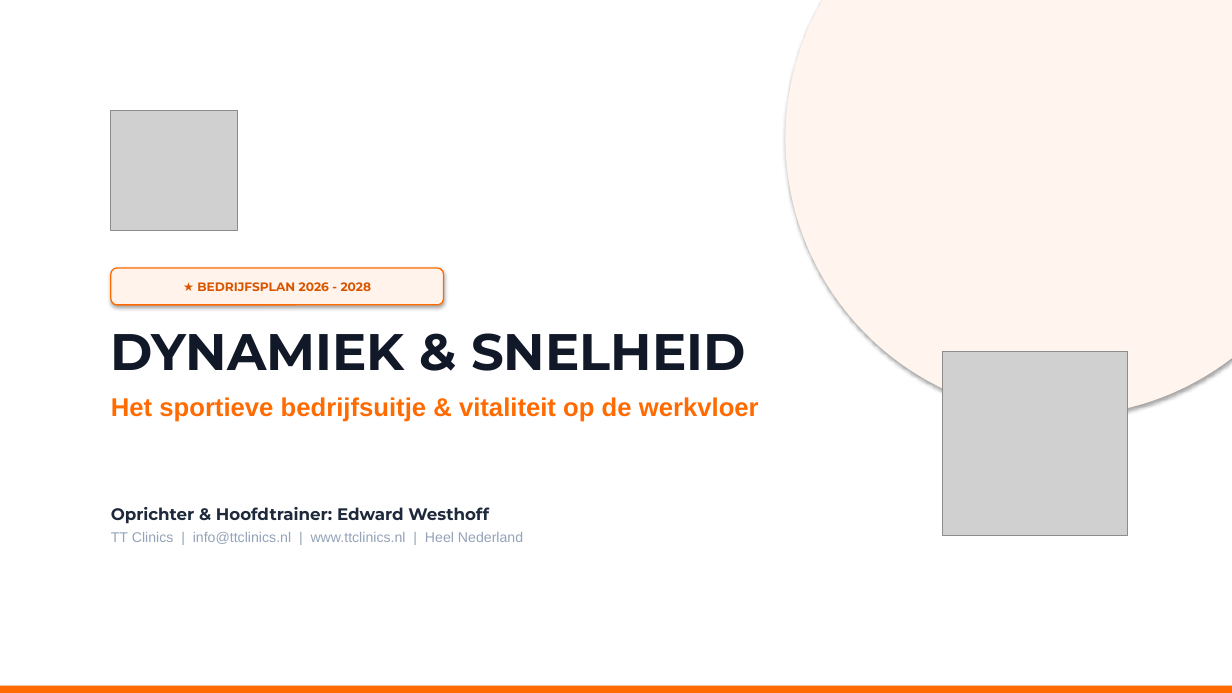
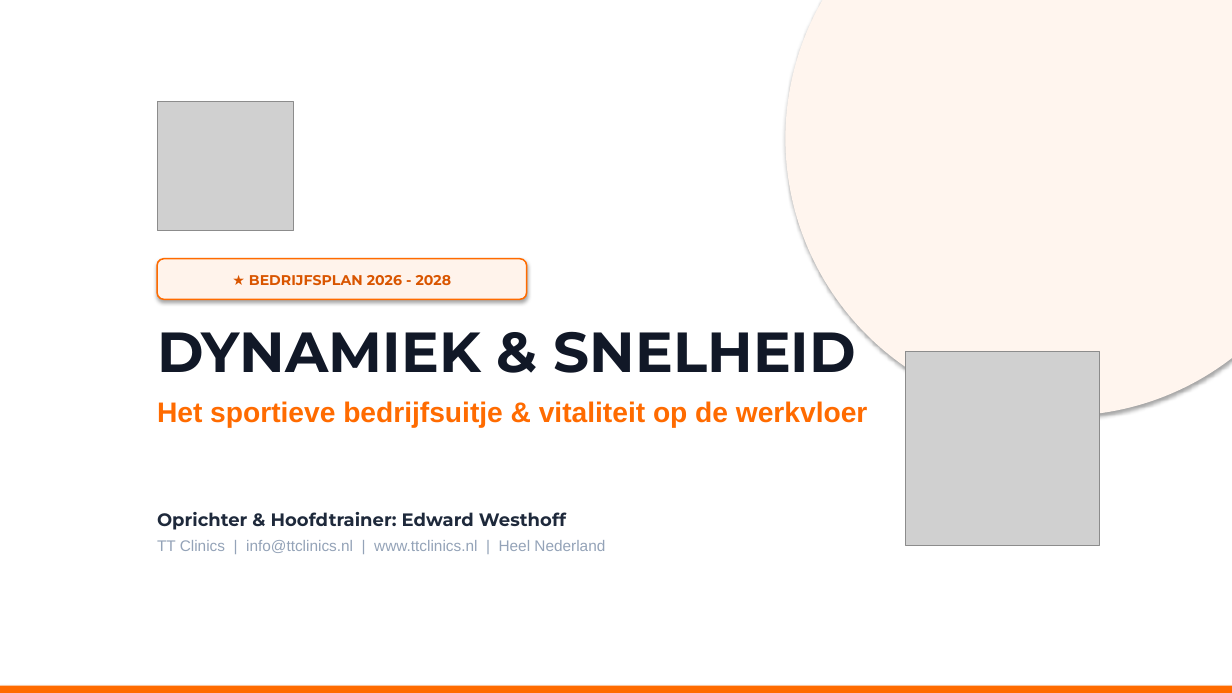
Before and after one commit to radder1972/TTClinics, a slide deck: slide 1 of TT_Clinics_Bedrijfsplan.pptx. Drawn at 1232x693 pixels with LibreOffice and Linux fonts; fonts in the diff are those of the drawing; grey boxes stand for pictures. Boxes give left, top, right and bottom in pixels: in the first picture for what was removed or moved away, otherwise in the second. Text is boxed around its words. In the diff, an @@ line names an element or a change of style, - is before the commit and + after.

```diff
--- a/TT_Clinics_Bedrijfsplan.pptx
+++ b/TT_Clinics_Bedrijfsplan.pptx
@@ picture: place and size @@
-picture at box(111, 111, 238, 231)
+picture at box(157, 102, 293, 231)
@@ rounded rectangle "★ BEDRIJFSPLAN 2026 - 2028": place and size @@
-rounded rectangle "★ BEDRIJFSPLAN 2026 - 2028" at box(111, 268, 444, 305)
+rounded rectangle "★ BEDRIJFSPLAN 2026 - 2028" at box(157, 259, 527, 299)
@@ rounded rectangle "★ BEDRIJFSPLAN 2026 - 2028" at box(157, 259, 527, 299): size 9.5 to 11 pt; outline #FF6B00 1 pt to #FF6B00 1.2 pt @@
@@ text "DYNAMIEK & SNELHEID": place and size @@
-text "DYNAMIEK & SNELHEID" at box(111, 333, 759, 422)
+text "DYNAMIEK & SNELHEID" at box(157, 317, 868, 428)
@@ text "DYNAMIEK & SNELHEID" at box(157, 317, 868, 428): size 40 to 44 pt in "DYNAMIEK & SNELHEID"; size 20 to 22 pt in "Het sportieve bedrijfsuitje & vitaliteit op de ..." @@
@@ picture: place and size @@
-picture at box(943, 351, 1128, 536)
+picture at box(906, 351, 1100, 545)
@@ text "Oprichter & Hoofdtrainer: Edward Westhoff": place and size @@
-text "Oprichter & Hoofdtrainer: Edward Westhoff" at box(111, 507, 523, 544)
+text "Oprichter & Hoofdtrainer: Edward Westhoff" at box(157, 512, 605, 553)
@@ text "Oprichter & Hoofdtrainer: Edward Westhoff" at box(157, 512, 605, 553): size 13 to 14 pt in "Oprichter & Hoofdtrainer: Edward Westhoff"; size 11 to 12 pt in "TT Clinics | info@ttclinics.nl | www.ttclinics.nl | ..."; more space between paragraphs @@
```
Also in this commit, not shown: 10 other slides changed, 2 other files.
